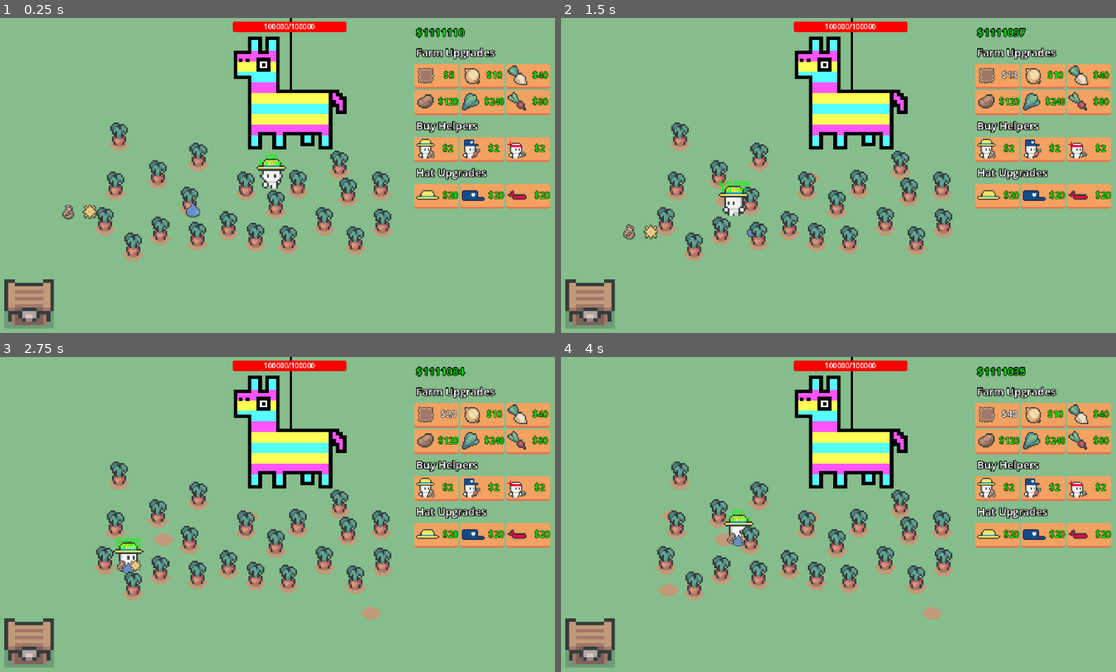
Above: before the commit, frames 1-4 (two rows, left to right).
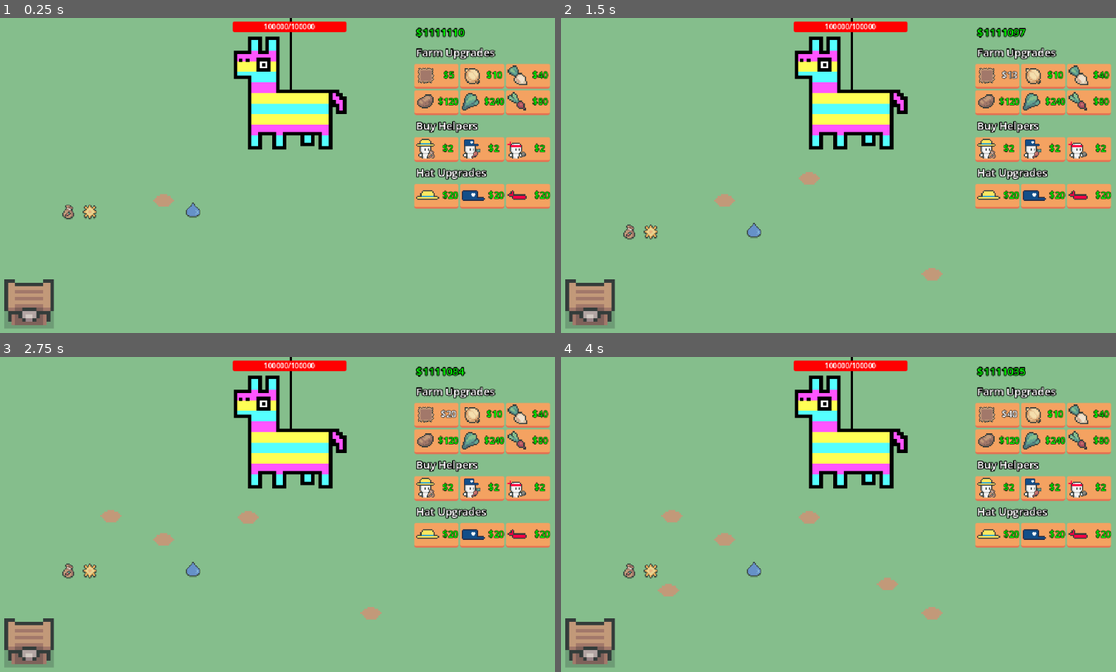
Above: after the commit, the same moments.

Repository: eric-marsh/farminata
Game: Godot game, scene res://scene/scene_switcher.tscn
Same seed, same stepped clock (60 frames per second), same inputs: the game is played once before the commit and once after it. Sound files missing from this copy of the repository are replaced by a short silence.
Inputs:
- Up to frame 1 (0.25 s): no input
- Up to frame 2 (1.5 s): click "$5" at 0.5 s; click "$8" at 1.25 s
- Up to frame 3 (2.75 s): click "$13" at 2 s
- Up to frame 4 (4 s): click "$20" at 2.75 s; click "$29" at 3.5 s

The runs differ from the first frame. In frame 1, 5.5% of the frame differs, in the area x 17-71%, y 33-78%; in frame 2, 5.5%; in frame 3, 5.7%, in the area x 11-71%, y 33-78%; in frame 4, 5.7%.

Commit message:
cleanup plot

Diff:
--- a/scene/main.tscn
+++ b/scene/main.tscn
@@ -9,7 +9,6 @@
 [ext_resource type="Script" uid="uid://btvo711v3d32a" path="res://scene/drops_manager.gd" id="6_k65ib"]
 [ext_resource type="Script" uid="uid://b8iivuocvbyjt" path="res://script/helpers_container.gd" id="6_of57s"]
 [ext_resource type="PackedScene" uid="uid://xiwavl2b1sw0" path="res://scene/droppable.tscn" id="7_wscrc"]
-[ext_resource type="PackedScene" uid="uid://c82wwcd2kv076" path="res://scene/helper/helper.tscn" id="8_k65ib"]
 [ext_resource type="PackedScene" uid="uid://pcjs3l3ltyss" path="res://scene/sell_chest.tscn" id="8_of57s"]
 [ext_resource type="PackedScene" uid="uid://c0isrep8hx4u6" path="res://scene/piniata.tscn" id="10_tqoya"]
 
@@ -117,9 +116,6 @@
 position = Vector2(0, 6)
 script = ExtResource("6_of57s")
 
-[node name="Helper" parent="Helpers" instance=ExtResource("8_k65ib")]
-position = Vector2(316, 173)
-
 [node name="CanvasLayer" parent="." instance=ExtResource("5_0ha60")]
 
 [node name="Animations" type="Node2D" parent="."]
--- a/scene/plot.tscn
+++ b/scene/plot.tscn
@@ -6,6 +6,21 @@
 
 [sub_resource type="RectangleShape2D" id="RectangleShape2D_4pdpe"]
 size = Vector2(24, 26)
+
+[sub_resource type="Animation" id="Animation_7bgvt"]
+length = 0.001
+tracks/0/type = "value"
+tracks/0/imported = false
+tracks/0/enabled = true
+tracks/0/path = NodePath("Plant:scale")
+tracks/0/interp = 1
+tracks/0/loop_wrap = true
+tracks/0/keys = {
+"times": PackedFloat32Array(0),
+"transitions": PackedFloat32Array(1),
+"update": 0,
+"values": [Vector2(1, 1)]
+}
 
 [sub_resource type="Animation" id="Animation_8yg48"]
 resource_name = "pluck_crop"
@@ -22,21 +37,6 @@
 "transitions": PackedFloat32Array(1, 1),
 "update": 0,
 "values": [Vector2(1, 1), Vector2(1.2, 1.2)]
-}
-
-[sub_resource type="Animation" id="Animation_7bgvt"]
-length = 0.001
-tracks/0/type = "value"
-tracks/0/imported = false
-tracks/0/enabled = true
-tracks/0/path = NodePath("Plant:scale")
-tracks/0/interp = 1
-tracks/0/loop_wrap = true
-tracks/0/keys = {
-"times": PackedFloat32Array(0),
-"transitions": PackedFloat32Array(1),
-"update": 0,
-"values": [Vector2(1, 1)]
 }
 
 [sub_resource type="AnimationLibrary" id="AnimationLibrary_o5ils"]
--- a/script/debug.gd
+++ b/script/debug.gd
@@ -9,9 +9,9 @@
 
 var DISABLE_SLOT_MACHINE:bool = true
 
-var KEEP_PLOTS_ON_START:bool = true
+var KEEP_PLOTS_ON_START:bool = false
 
-var ALL_FULL_CROPS_AT_START:bool = true
+var ALL_FULL_CROPS_AT_START:bool = false
 
 var DEBUG_ALWAYS_MUTE:bool = true
 
--- a/script/plant_util.gd
+++ b/script/plant_util.gd
@@ -24,42 +24,42 @@
 
 
 const PLANT_IMAGES = {
-	Enum.Grow_Type.Carrot: {
-		Enum.Plot_Growth_State.Seed: SEED,
-		Enum.Plot_Growth_State.Partial_1: CARROT_SAPLING_1,
-		Enum.Plot_Growth_State.Partial_2: CARROT_SAPLING_2,
-		Enum.Plot_Growth_State.Full: CARROT_SAPLING_3,
-	},
-	Enum.Grow_Type.Onion: {
-		Enum.Plot_Growth_State.Seed: SEED,
-		Enum.Plot_Growth_State.Partial_1: ONION_SAPLING_1,
-		Enum.Plot_Growth_State.Partial_2: ONION_SAPLING_2,
-		Enum.Plot_Growth_State.Full: ONION_SAPLING_3,
-	},
-	Enum.Grow_Type.Turnip: {
-		Enum.Plot_Growth_State.Seed: SEED,
-		Enum.Plot_Growth_State.Partial_1: TURNIP_SAPLING_1,
-		Enum.Plot_Growth_State.Partial_2: TURNIP_SAPLING_2,
-		Enum.Plot_Growth_State.Full: TURNIP_SAPLING_3,
-	},
-	Enum.Grow_Type.Potato: {
-		Enum.Plot_Growth_State.Seed: SEED,
-		Enum.Plot_Growth_State.Partial_1: POTATO_SAPLING_1,
-		Enum.Plot_Growth_State.Partial_2: POTATO_SAPLING_2,
-		Enum.Plot_Growth_State.Full: POTATO_SAPLING_3,
-	},
-	Enum.Grow_Type.Kale: {
-		Enum.Plot_Growth_State.Seed: SEED,
-		Enum.Plot_Growth_State.Partial_1: KALE_SAPLING_1,
-		Enum.Plot_Growth_State.Partial_2: KALE_SAPLING_2,
-		Enum.Plot_Growth_State.Full: KALE_SAPLING_3,
-	},
-	Enum.Grow_Type.Radish: {
-		Enum.Plot_Growth_State.Seed: SEED,
-		Enum.Plot_Growth_State.Partial_1: RADISH_SAPLING_1,
-		Enum.Plot_Growth_State.Partial_2: RADISH_SAPLING_2,
-		Enum.Plot_Growth_State.Full: RADISH_SAPLING_3,
-	},
+	Enum.Grow_Type.Carrot: [
+		{ state = Enum.Plot_Growth_State.Seed, image = SEED },
+		{ state = Enum.Plot_Growth_State.Partial_1, image = CARROT_SAPLING_1 },
+		{ state = Enum.Plot_Growth_State.Partial_2, image = CARROT_SAPLING_2 },
+		{ state = Enum.Plot_Growth_State.Full, image = CARROT_SAPLING_3 },
+	],
+	Enum.Grow_Type.Onion: [
+		{ state = Enum.Plot_Growth_State.Seed, image = SEED },
+		{ state = Enum.Plot_Growth_State.Partial_1, image = ONION_SAPLING_1 },
+		{ state = Enum.Plot_Growth_State.Partial_2, image = ONION_SAPLING_2 },
+		{ state = Enum.Plot_Growth_State.Full, image = ONION_SAPLING_3 },
+	],
+	Enum.Grow_Type.Turnip: [
+		{ state = Enum.Plot_Growth_State.Seed, image = SEED },
+		{ state = Enum.Plot_Growth_State.Partial_1, image = TURNIP_SAPLING_1 },
+		{ state = Enum.Plot_Growth_State.Partial_2, image = TURNIP_SAPLING_2 },
+		{ state = Enum.Plot_Growth_State.Full, image = TURNIP_SAPLING_3 },
+	],
+	Enum.Grow_Type.Potato: [
+		{ state = Enum.Plot_Growth_State.Seed, image = SEED },
+		{ state = Enum.Plot_Growth_State.Partial_1, image = POTATO_SAPLING_1 },
+		{ state = Enum.Plot_Growth_State.Partial_2, image = POTATO_SAPLING_2 },
+		{ state = Enum.Plot_Growth_State.Full, image = POTATO_SAPLING_3 },
+	],
+	Enum.Grow_Type.Kale: [
+		{ state = Enum.Plot_Growth_State.Seed, image = SEED },
+		{ state = Enum.Plot_Growth_State.Partial_1, image = KALE_SAPLING_1 },
+		{ state = Enum.Plot_Growth_State.Partial_2, image = KALE_SAPLING_2 },
+		{ state = Enum.Plot_Growth_State.Full, image = KALE_SAPLING_3 },
+	],
+	Enum.Grow_Type.Radish: [
+		{ state = Enum.Plot_Growth_State.Seed, image = SEED },
+		{ state = Enum.Plot_Growth_State.Partial_1, image = RADISH_SAPLING_1 },
+		{ state = Enum.Plot_Growth_State.Partial_2, image = RADISH_SAPLING_2 },
+		{ state = Enum.Plot_Growth_State.Full, image = RADISH_SAPLING_3 },
+	],
 }
 
 func get_grow_type_string(type: Enum.Grow_Type) -> String:
@@ -93,8 +93,11 @@
 			return "unknown growth stage"
 
 func get_plant_img(growth_state: int, grow_type: int):
-	var img = PLANT_IMAGES.get(grow_type, {}).get(growth_state, null)
-	return img
+	var stages = PLANT_IMAGES.get(grow_type, [])
+	for stage in stages:
+		if stage.state == growth_state:
+			return stage.image
+	return null
 
 func drop_type_to_grow_type(drop_type: Enum.Drop_Type) -> Enum.Grow_Type:
 	match drop_type:
--- a/script/plot.gd
+++ b/script/plot.gd
@@ -60,18 +60,19 @@
 
 func reset_growth_state():
 	plot_growth_state = Enum.Plot_Growth_State.None
+	growth_stage_index = 0
 
+
+var growth_stage_index: int = 0
 func set_next_growth_state():
-	match plot_growth_state:
-		Enum.Plot_Growth_State.None:
-			plot_growth_state = Enum.Plot_Growth_State.Seed
-		Enum.Plot_Growth_State.Seed:
-			plot_growth_state = Enum.Plot_Growth_State.Partial_1
-		Enum.Plot_Growth_State.Partial_1:
-			plot_growth_state = Enum.Plot_Growth_State.Partial_2
-		Enum.Plot_Growth_State.Partial_2:
-			plot_growth_state = Enum.Plot_Growth_State.Full
+	if is_full_grown():
+		var stage = PlantUtil.PLANT_IMAGES[grow_type][growth_stage_index]
+		plot_growth_state = stage.state
+		#current_image = stage.image
+		growth_stage_index += 1
 
+func is_full_grown() -> bool:
+	return PlantUtil.PLANT_IMAGES[grow_type].size() > growth_stage_index
 
 const PLOT_WET = preload("res://img/plot/plot_wet.png")
 const PLOT_DRY = preload("res://img/plot/plot_dry.png")
--- a/script/plot_util.gd
+++ b/script/plot_util.gd
@@ -15,9 +15,9 @@
 
 	if !Debug.KEEP_PLOTS_ON_START:
 		for c in Globals.PlotsContainer.get_children():
-			if c is plot:
-				c.queue_free()
+			c.queue_free()
 
+	await get_tree().create_timer(0.1).timeout
 	var plots_left = State.num_plots - get_total_plots()
 	while plots_left > 0:
 		add_plot(get_random_position_in_grow_area())
Not shown: 1 places in scene/main.tscn that only renumber resources
